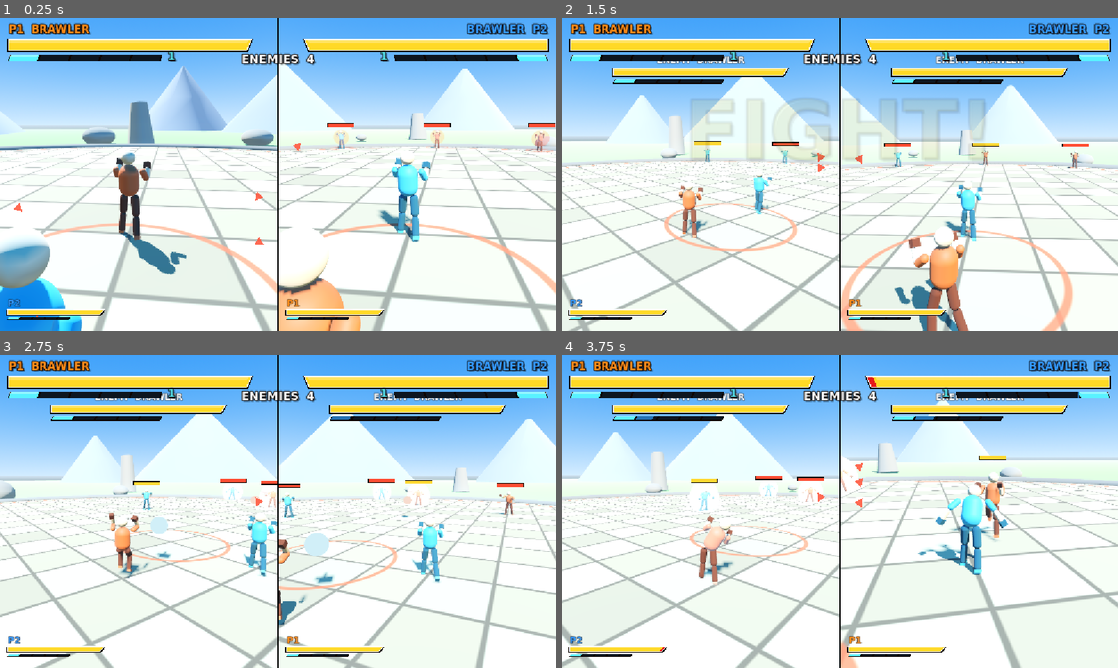
Above: before the commit, frames 1-4 (two rows, left to right).
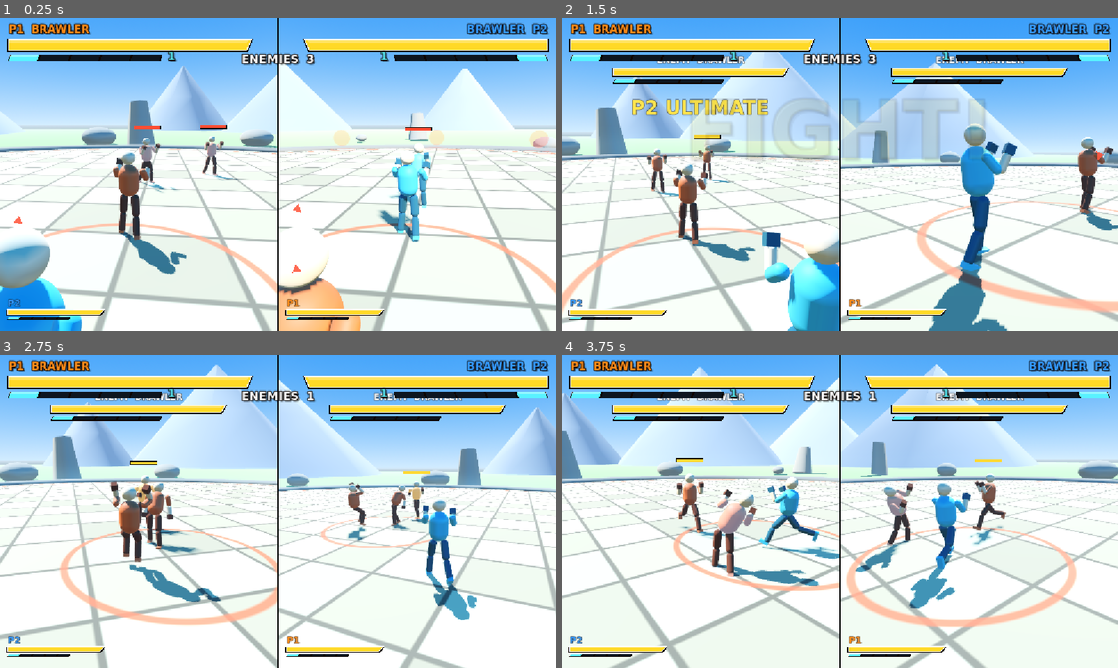
Above: after the commit, the same moments.

Repository: joallace/god-hand-tenkaichi
Game: Godot game, scene res://tests/coop_hud_test.tscn
Two runs of this game, one before a commit and one after it. Both use one fixed random seed, a clock stepped at 60 frames per second and the inputs below. This scene is started directly instead of the project's main scene.
Inputs (mouse positions are in pixels of both pictures, inside the frame that each line leads up to):
- Up to frame 1 (0.25 s): no input
- Up to frame 2 (1.5 s): tap Enter (ui_accept) at 0.5, 0.77 s; move the mouse to (962, 158) at 0.52 s; hold Right (ui_right) 0.53-1.28 s; tap J at 0.6 s; click (962, 158) at 0.67 s; move the mouse to (728, 190) at 1.27 s; hold Down (ui_down) from 1.28 s (still down); tap T at 1.35 s
- Up to frame 3 (2.75 s): tap Enter (ui_accept) at 1.52 s; move the mouse to (333, 442) at 2.02 s; release Down (ui_down) at 2.03 s; hold Right (ui_right) from 2.03 s (still down); tap G at 2.1 s
- Up to frame 4 (3.75 s): move the mouse to (812, 574) at 2.77 s; release Right (ui_right) at 2.78 s; hold Up (ui_up) 2.78-3.53 s; tap F at 2.85 s; click (812, 574) at 2.92 s; tap Enter (ui_accept) at 3.02 s; move the mouse to (1006, 558) at 3.52 s; hold Left (ui_left) from 3.53 s (still down); tap H at 3.6 s

The runs differ from the first frame. In frame 1, 2.8% of the frame differs, in the area x 0-100%, y 11-96%; in frame 2, 36%, in the area x 0-100%, y 10-100%; in frame 3, 33%; in frame 4, 35%.
Error before the commit: Invalid call. Nonexistent function 'set_control_enabled' in base 'Nil'. (res://tests/coop_hud_test.gd:74)

Commit message:
Merge co-op presentation (fork K); adapt coop_hud_test to the run flow, pause restart via Game.restart_match
Co-Authored-By: Claude Opus 5.5 <noreply@anthropic.com>

Diff:
--- a/presentation/hud/pause_menu.gd
+++ b/presentation/hud/pause_menu.gd
@@ -162,7 +162,7 @@
 
 func _restart() -> void:
 	is_open = false
-	Game.start_match(director.config)
+	Game.restart_match()
 
 
 func _open_controls() -> void:
--- a/tests/coop_hud_test.gd
+++ b/tests/coop_hud_test.gd
@@ -1,8 +1,8 @@
 extends Node
 ## Headless test for the co-op presentation layer: a MatchScene with a COOP
-## config (2 local players on team 0), enemies spawned mid-match through
-## director.spawn_fighter (the co-op run flow lives in the director), then:
-## per-view CoopViewHud (target bar, partner panel, pips / edge arrows that
+## config (2 local players on team 0) and the run's own enemies
+## (CoopConfig.enemy_count of them, repositioned by the test once they spawn
+## at the ring edge, checked after their entry ends), then: per-view CoopViewHud (target bar, partner panel, pips / edge arrows that
 ## follow spawns and removals, target bar following a target change, ultimate
 ## banner on the other view only), global HUD (team-0 panels only, enemies
 ## left, infinite timer hidden), co-op events through VFX/SFX, KO fade, and
@@ -25,6 +25,7 @@
 func _ready() -> void:
 	var cfg := MatchConfig.from_defaults(MatchConfig.Mode.COOP)
 	cfg.coop = CoopConfig.new()
+	cfg.coop.enemy_count = ENEMY_SLOTS.size()
 	cfg.round_time_seconds = 0
 	for i in 2:
 		var p := PlayerSlotConfig.new()
@@ -70,13 +71,12 @@
 				p1.global_position + fwd * 7.0 + p1.global_basis.x * 3.0,
 			]
 			for i in ENEMY_SLOTS.size():
-				var e := d.spawn_fighter(ENEMY_SLOTS[i], &"brawler", 0, 1)
+				var e := d.fighter_for_slot(ENEMY_SLOTS[i])
 				e.set_control_enabled(false)
 				e.global_position = spots[i]
-				e.event.emit(&"entry", {"slot": e.slot, "position": e.global_position})
 				_enemies.append(e)
 			_check((_match.hud.enemies_label.text) == Tuning.hud.text_enemies_left % 3, "enemies left = 3 after spawns")
-		20:
+		40:
 			for slot: int in _match.coop_huds:
 				var ch: CoopViewHud = _match.coop_huds[slot]
 				_check(_all_marked(ch) == ENEMY_SLOTS, "view %d marks every enemy (pips %s, arrows %s)" % [slot, ch.pip_slots(), ch.arrow_slots()])
@@ -90,7 +90,7 @@
 			var p1 := d.fighters[0]
 			p1.target = _enemies[2]
 			p1.set(&"_target_locked", true)
-		22:
+		42:
 			var ch0: CoopViewHud = _match.coop_huds[0]
 			_check(ch0.shown_target() == _enemies[2], "target bar follows a target change")
 			# Ultimate by P2: banner on P1's view, not on P2's own.
@@ -104,22 +104,22 @@
 			f0.event.emit(&"lock_broken", {"slot": 0, "partner_slot": 2, "by_slot": 1, "kind": &"throw", "position": f0.global_position})
 			# KO the first enemy (presentation only reads health): it fades.
 			_enemies[0].health = 0.0
-		30:
+		50:
 			# Remove the second enemy mid-match.
 			d.remove_fighter(_enemies[1])
-		40:
+		100:
 			_check(_match.hud.enemies_label.text == Tuning.hud.text_enemies_left % 1, "enemies left counts KO + removal (%s)" % _match.hud.enemies_label.text)
 			for slot: int in _match.coop_huds:
 				var ch: CoopViewHud = _match.coop_huds[slot]
 				_check(_all_marked(ch) == [_enemies[2].slot], "view %d marks only the remaining enemy (%s)" % [slot, _all_marked(ch)])
-		200:
+		110:
 			var vis := _enemies[0].find_children("*", "FighterVisual", true, false)
 			_check(not vis.is_empty() and (vis[0] as FighterVisual).fade_amount() > 0.0, "KO'd enemy fades out")
 			var live := _enemies[2].find_children("*", "FighterVisual", true, false)
 			_check(not live.is_empty() and (live[0] as FighterVisual).fade_amount() == 0.0, "standing enemy stays solid")
 			d.pause_requested.emit(1)
 			_check(_match.pause_menu.find_children("RestartRun", "Button", true, false).size() == 1, "pause menu has Restart Run")
-		210:
+		120:
 			_match.pause_menu.resume()
 		FRAMES:
 			_finish()
